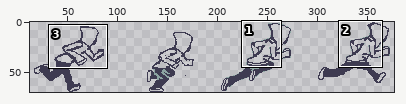
Sprite sheet -- MainGame/core/assets/sprites/char/char_run_strip4.png. Above: a wide view before the commit, with the close-up outlined.
Close-up. As it was:
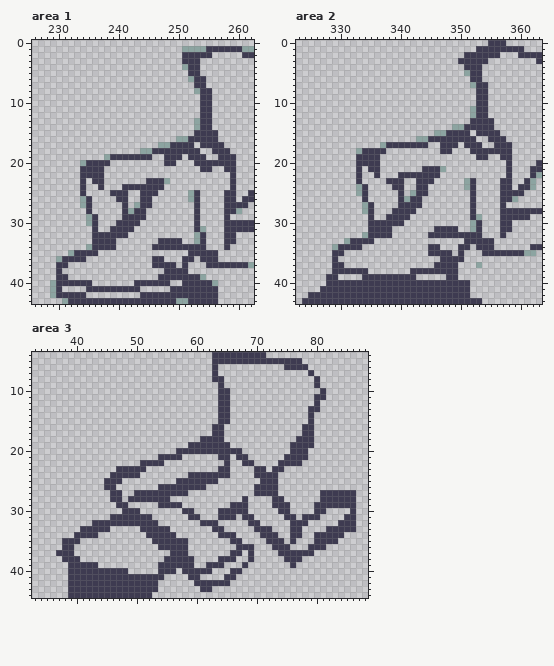
The file is 384x70 pixels. Shown: area 1: x 226..262, y 0..43; area 2: x 323..363, y 0..43; area 3: x 33..88, y 4..44. The wide view leaves out empty margins. The commit also changed other parts of the picture, which this record leaves out.
After the commit:
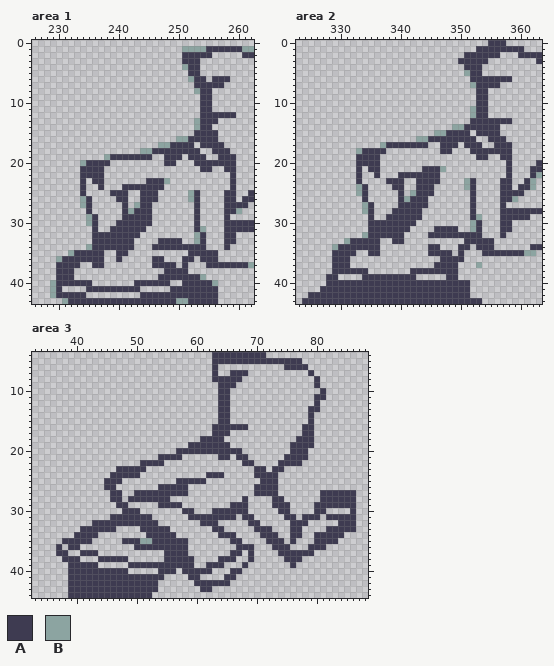
Palette (. is transparent): A #3e3b51  B #8ca4a1
Change:
Area 1:
y 6: x 256..258 ... -> AAA
y 7: x 255..257 ... -> AAA
y 12: x 256..259 .... -> AAAA
y 13: x 256 . -> A
y 26: x 246 . -> A
y 28..29: x 245 . -> A
y 30: x 244..245 .. -> AA
y 31: x 243..244 .. -> AA
y 32: x 242..243 .. -> AA
y 33..34: x 240..242 ... -> AAA
y 35: x 237 . -> A; x 240..241 .. -> AA
y 36: x 235..237 ... -> AAA; x 240 . -> A
y 37: x 232..233 .. -> AA; x 236..237 .. -> AA
y 38: x 231..232 .. -> AA
y 39: x 232 . -> A
Area 2:
y 6: x 354..358 ..... -> AAAAA
y 7: x 355..356 .. -> AA
y 13: x 356..358 ... -> AAA
y 14: x 356 . -> A
y 23: x 346 . -> A
y 24..25: x 345 . -> A
y 26..27: x 344 . -> A
y 28: x 343 . -> A
y 29: x 342..343 .. -> AA
y 30: x 341..342 .. -> AA
y 31: x 339..341 ... -> AAA
y 32: x 339..340 .. -> AA
y 33: x 336 . -> A; x 339..340 .. -> AA
y 34: x 334..336 ... -> AAA
y 35: x 331..332 .. -> AA; x 335..336 .. -> AA
y 36: x 330..331 .. -> AA
y 37: x 331 . -> A
Area 3:
y 7: x 66..68 ... -> AAA
y 8: x 65..67 ... -> AAA
y 9: x 65..66 .. -> AA
y 16: x 65..68 .... -> AAAA
y 17: x 65 . -> A
y 22: x 65 A -> .
y 23: x 64..65 AA -> ..
y 24: x 59..61 AAA -> ...; x 65 A -> .
y 25: x 62..63 AA -> ..
y 26: x 59..61 AAA -> ...
y 30: x 63 . -> A
y 31: x 61..63 ... -> AAA; x 82..84 ... -> AAA
y 33: x 46 . -> A
y 35: x 41..42 .. -> AA; x 48..52 ..... -> AAABB
y 36: x 37..38 .A -> A.; x 40 . -> A; x 50..53 .... -> AAAA
y 37: x 39 A -> .; x 41..43 ... -> AAA; x 55 . -> A
y 38: x 44..48 ..... -> AAAAA
y 39: x 49..53 ..... -> AAAAA
